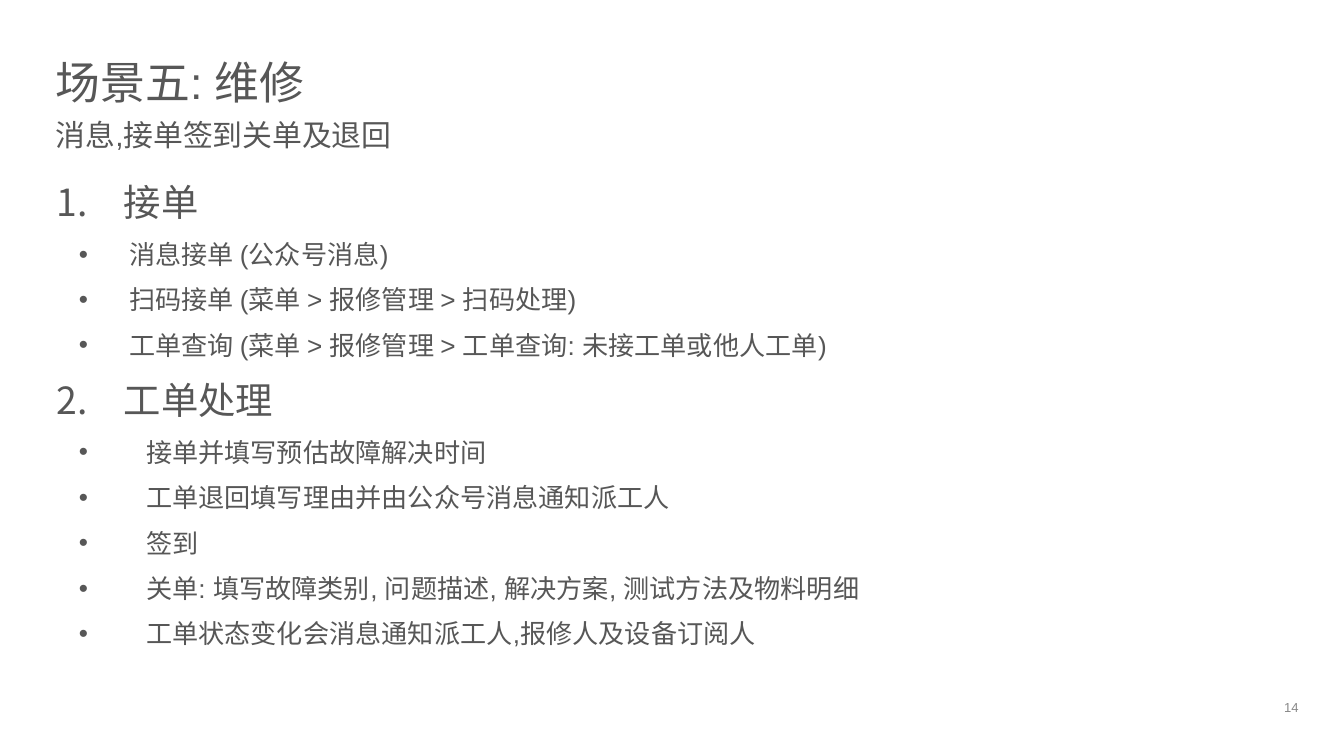
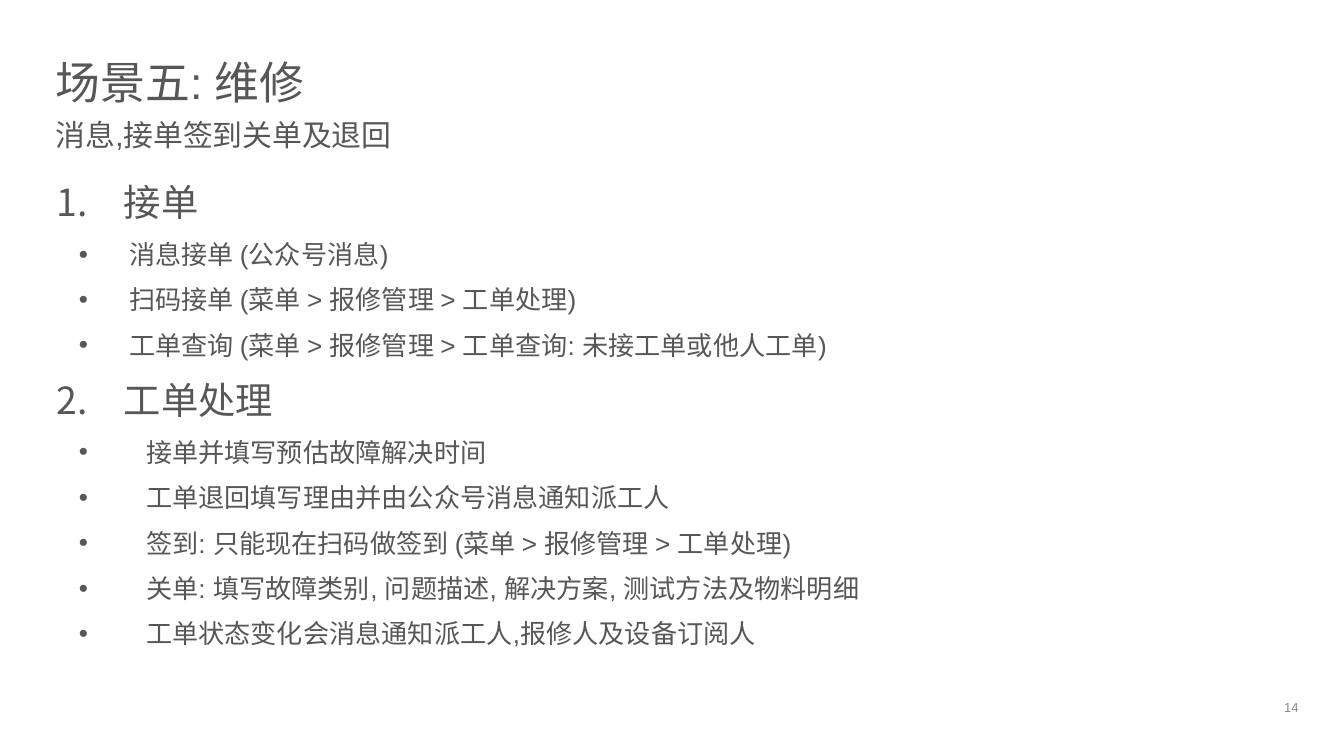
Before and after one commit to devhotmail/APMHome, a slide deck: slide 14 of Document/APM_userstories.pptx. Drawn at 1344x756 pixels with LibreOffice and Linux fonts; fonts in the diff are those of the drawing; background and template pictures are left out. Boxes give left, top, right and bottom in pixels: in the first picture for what was removed or moved away, otherwise in the second. Text is boxed around its words. In the diff, an @@ line names an element or a change of style, - is before the commit and + after.

```diff
--- a/Document/APM_userstories.pptx
+++ b/Document/APM_userstories.pptx
@@ text at <box>129,287,577,315</box>: text changed @@
-  • 扫码接单 (菜单 > 报修管理 > 扫码处理)
+  • 扫码接单 (菜单 > 报修管理 > 工单处理)
@@ text at <box>146,531,792,559</box>: text changed @@
-  • 签到
+  • 签到: 只能现在扫码做签到 (菜单 > 报修管理 > 工单处理)
```
Also in this commit, not shown: 3 other slides changed.
